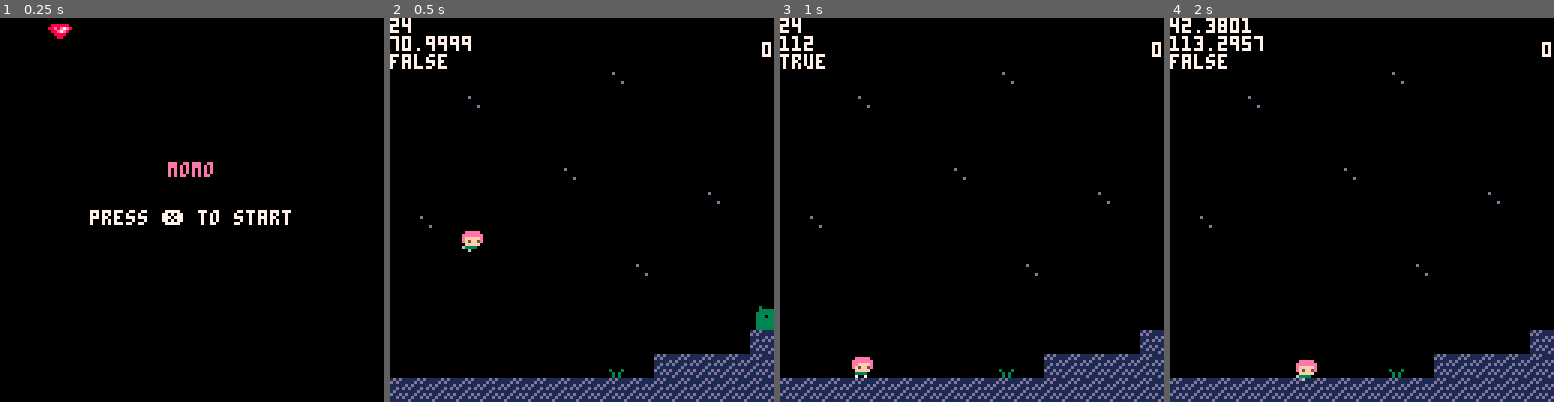
Above: before the commit, frames 1-4 (left to right).
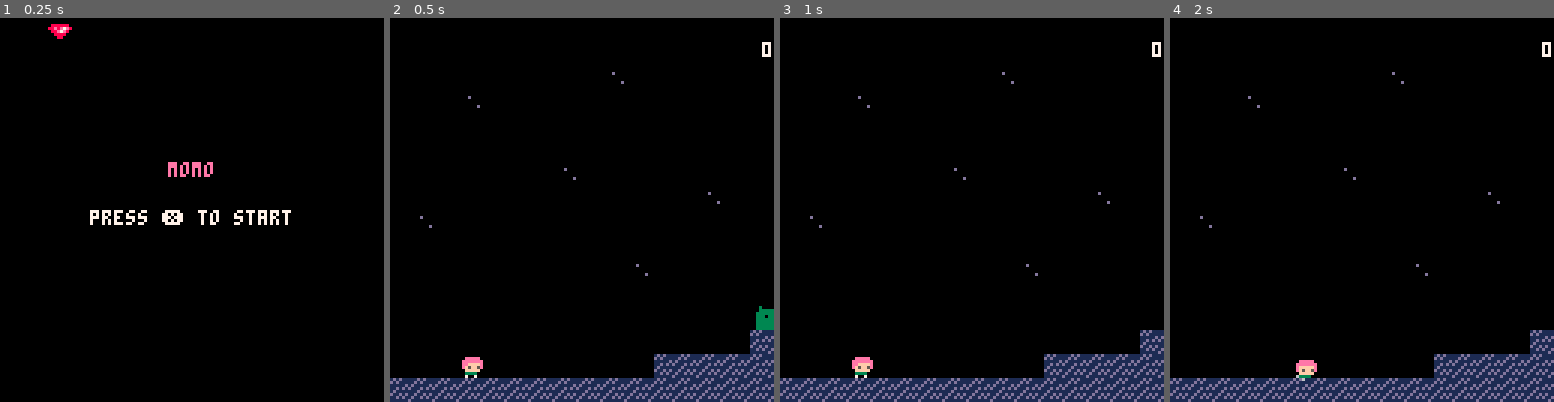
Above: after the commit, the same moments.

Repository: strtmack/momo
Game: PICO-8 cartridge platformer.p8
The game is run twice, just before and just after one commit, with the same random seed, the same clock (stepped at 60 frames per second) and the same inputs.
Inputs:
- Up to frame 1 (0.25 s): no input
- Up to frame 2 (0.5 s): tap X (X key) at 0.33 s
- Up to frame 3 (1 s): tap O (Z key) at 0.7 s
- Up to frame 4 (2 s): tap X (X key) at 1.07, 1.85 s; hold Right from 1.6 s (still down); tap O (Z key) at 1.7 s

Frame 1 is identical in both runs. In frame 2, 1.3% of the frame differs, in the area x 0-61%, y 0-94%; in frame 3, 0.6%; in frame 4, 1.1%.

Commit message:
Game files updated, readme updated

Diff:
--- a/platformer.p8
+++ b/platformer.p8
@@ -22,7 +22,7 @@
 	progress={
 		player={
 		x=24,
-		y=64
+		y=112
 		},
 		score=0
 	}
@@ -30,8 +30,7 @@
 	player={
 		sp=1,
 		x=24,
-		--y=112,
-		y=64,
+		y=112,
 		w=8,
 		h=8,
 		flp=false,
@@ -52,6 +51,25 @@
 		active=true
 	}
 
+	friend={
+		sp=120,
+		x=992,
+		y=496,
+		w=8,
+		h=8,
+		dx=0,
+		dy=0,
+		max_dx=2,
+		max_dy=3,
+		acc=0.7,
+		boost=5,
+		anim=0,
+		jumping=false,
+		falling=false,
+		landed=true,
+		active=true
+	}
+
 	ice_tiles={
 		one={
 			sp=60,
@@ -350,7 +368,7 @@
 		one={
 				sp=40,
 				x=148,
-				y=192,
+				y=200,
 				dx=0,
 				dy=0,
 				max_left=90,
@@ -419,10 +437,13 @@
 	}
 
 	inter_quotes={
-			"test string",
-			"test string 2",
-			"test string 3",
-			"test string 4"
+			"",
+			"need to get out of here...",
+			"there must be a way out...",
+			"the sky! the stars!",
+			"momo, you're ok!",
+			"you must be tired...",
+			"let's go home."
 	}
 
 	gravity=0.3
@@ -442,15 +463,36 @@
 	gameover=false
 	lvl=1
 
+	lvl_data={
+		{
+			x=24,
+			y=112
+		},
+		{
+			x=24,
+			y=240
+		},
+		{
+			x=16,
+			y=336
+		},
+		{
+			x=16,
+			y=448
+		},
+		{
+			x=16,
+			y=448
+		}
+	}
+
 	snow={}
-	--music(0)
-
-	--level_up()
-	--level_up()
-	--level_up()
-
-	--init_snow()
-
+
+	music(0)
+
+--level_complete()
+--level_complete()
+--level_complete()
 
 	--set state
 	_update = update_game
@@ -483,9 +525,15 @@
 end
 
 function update_inter()
-		cls()
-		print("score",cam_x+64-score_offset,cam_y+8)
-		print(score,cam_x+128-score_offset,cam_y+8)
+		if lvl<5 and btnp(❎) then
+				level_up()
+		elseif lvl==5 and btnp(❎) then
+				the_end()
+		end
+end
+
+function update_end()
+
 end
 
 function update_game()
@@ -513,13 +561,15 @@
 	 	bats_update()
 	 	if lvl==4 then
 	 		update_fire()
+	 		friend.y+=1
+	 		update_friend()
 	 	end
 		end
 
 		update_snow()
 
 		if gameover then
-			if btnp(🅾️) then
+			if btnp(❎) then
 				--run()
 				reinit_level()
 			end
@@ -692,25 +742,59 @@
 	print("press ❎ to start",30,64,7)
 end
 
+function draw_end()
+	cls()
+	for k,v in pairs(menu_gems) do
+		if (v.y<cam_y+128) then
+		 v.y+=1
+		else
+			v.x=rnd(120)
+			v.y=cam_y-8
+		end
+
+		spr(30,v.x,v.y)
+	end
+	print("the end",cam_x+64-#"the end"*2,cam_y+48,14)
+end
+
 function draw_inter()
 		quote=inter_quotes[lvl]
 		q_length=#inter_quotes[lvl]
+		cont="❎ continue"
+		cont_length=#cont
 		cls()
 		print("score",cam_x+96-10,cam_y+8,14)
 		print(score,cam_x+96-score_offset/2,cam_y+16,7)
 		print("gems",cam_x+32-8,cam_y+8,14)
 		print(gems_found,cam_x+32-gems_offset,cam_y+16,7)
-		print(quote,cam_x+64-q_length*2,cam_y+56)
+
+		if (lvl==5) then
+				quote_two=inter_quotes[6]
+				qtwo_length=#inter_quotes[6]
+				quote_three=inter_quotes[7]
+				qthree_length=#inter_quotes[7]
+
+				print(quote,cam_x+64-q_length*2,cam_y+48,7)
+				print(quote_two,cam_x+64-qtwo_length*2,cam_y+64,7)
+				print(quote_three,cam_x+64-qthree_length*2,cam_y+78,7)
+				print("❎",cam_x+64-2,cam_y+96,7)
+				spr(1,cam_x+42,cam_y+112,1,1,false)
+				spr(121,cam_x+80,cam_y+112,1,1,false)
+		else
+				print(quote,cam_x+64-q_length*2,cam_y+56,7)
+				print(cont,cam_x+64-cont_length*2,cam_y+72,7)
+		end
 end
 
 function draw_game()
 		cls()
 		map(0,0)
-		draw_snow()
 
 		if lvl==4 then
+			draw_snow()
 			spr(fire.sp,fire.x,fire.y,1,1,false)
 			spr(embers.sp,embers.x,embers.y,1,1,false)
+			spr(friend.sp,friend.x,friend.y,1,1,false)
 		end
 
 		for k,v in pairs(ice_tiles) do
@@ -724,10 +808,13 @@
 		end
 		spr(powerup.sp,powerup.x,powerup.y,1,1,false)
 		spr(player.sp,player.x,player.y,1,1,player.flp)
-		if gameover then print("game over",cam_x+46,cam_y+64,8) end
-		print(player.x,cam_x,cam_y,7)
-		print(player.y)
-		print(player.landed)
+		if gameover then
+				print("game over",cam_x+64-#"game over"*2,cam_y+64,8)
+				print("❎ continue",cam_x+64-#"❎ continue"*2,cam_y+80,8)
+		end
+		--print(player.x,cam_x,cam_y,7)
+		--print(player.y)
+		--print(player.landed)
 		print(score,cam_x+128-score_offset,cam_y+8)
 end
 
@@ -908,7 +995,7 @@
 	end
 
 	if collide_map(player,"right",4) then
-			level_up()
+			level_complete()
 	end
 end
 
@@ -971,6 +1058,40 @@
 		sfx(4)
 		player.landed=false
 end
+
+function update_friend()
+		friend.dy+=gravity
+		friend.dx*=friction
+
+		if collide_map(friend,"down",0)==false then
+			friend.landed=false
+		end
+
+		if friend.dy>0 then
+		friend.falling=true
+		friend.jumping=false
+
+		friend.dy=limit_speed(friend.dy, friend.max_dy)
+
+		if collide_map(friend,"down",0) then
+			friend.landed=true
+			friend.dy=0
+			friend.y-=((friend.y+friend.h+1)%8)-1
+			friend_bounce()
+		end
+		elseif friend.dy<0 then
+			friend.jumping=true
+		end
+
+		friend.x+=friend.dx
+		friend.y+=friend.dy
+end
+
+function friend_bounce()
+		friend.dy-=friend.boost+friend.dy
+		friend.dy=limit_speed(friend.dy, friend.max_dy*1.7)
+		friend.landed=false
+end
 -->8
 --collisions
 
@@ -1111,27 +1232,46 @@
 -->8
 --functions
 function level_up()
-
-		_update = update_inter()
-		_draw = draw_inter()
+		music(0)
+
+		if lvl==4 then
+				init_snow()
+		end
+
+		_update = update_game
+		_draw = draw_game
+end
+
+function game_over(type)
+	gameover=type
+	sfx(2)
+end
+
+function level_complete()
+		music(-1, 1000)
 
 		lvl+=1
-		player.x=944
-		player.y+=128
+
+		player.x=lvl_data[lvl].x
+		player.y=lvl_data[lvl].y
 		cam_y+=128
 
 		progress.player.x=player.x
 		progress.player.y=player.y
 		progress.score=newscore
 
-		if lvl==4 then
-				init_snow()
-		end
-end
-
-function game_over(type)
-	gameover=type
-	sfx(2)
+		_update = update_inter
+		_draw = draw_inter
+end
+
+function the_end()
+		for k,v in pairs(menu_gems) do
+				v.y+=424
+		end
+
+		music(0)
+		_update=update_end
+		_draw=draw_end
 end
 -->8
 --gems
@@ -1462,10 +1602,10 @@
 
 
 __gff__
-0000000000000000030003130000000b00000000000000000003030000602003000000000000000000000000000000000000000000000000070700080000000700030303030003000000000000000000000000000000030300000000000000000000000000000000000000000000000000000000000000000000000000000000
+0000000000000000030003130000000b00000000000000000003030000602003000000000000000000000000000000000000000000000000070700080000000700030303030003001300000000000000000000000000030300000000000000000000000000000000000000000000000000000000000000000000000000000000
 0000000000000000000000000000000000000000000000000000000000000000000000000000000000000000000000000000000000000000000000000000000000000000000000000000000000000000000000000000000000000000000000000000000000000000000000000000000000000000000000000000000000000000
 __map__
-0000000000000000000000000000000000000000000000000000004100000000000000000000000000000000000000000000000000000000000000000000000000000000000008080007000000000000000000000000004646464646460000000000000000000000000000000000000000000000004646464600000000000808
+0000000000000000000000000000000000000000000000000000001000000000000000000000000000000000000000000000000000000000000000000000000000000000000008080007000000000000000000000000000000000000000000000000000000000000000000000000000000000000000000000000000000000808
 0000000000000000000000000000000000000000000000000000000000070000000000000000000000000007000000000000000000000000000000000000000000000000000008080000000000000000000000000000000000070000000000000000000000000000000700000000000000000000000000000700000000000808
 0000000000000000000700000000000000070000000000000000000000000000000000000000000000000000000000000000000000000000000000000000000000000000000008080000000000000000000000000000000000000000000000000000000000000000000000000000000000000000000000000000000000000808
 0000000700000000000000000000000000000000000000000000000000000000000000000000000000000000000000000000000000000000000000000700000000000000000008080000000000000000000000000000000000000000000000000000000000000000000000000000000000000000000000000000000000000808
@@ -1474,12 +1614,12 @@
 0000000000000007000000000000000000000000000000000000000000000808080000000007000000000000000000000000000000000000000000000000000000000000000009090000000000000000000000000000000000000000000000000000000008080000000000000000000000000000000000000000000000000808
 0000000000000000000000000007000000000000000000000000001e00000909090000000000000000000000000000000000000000000000000000000000000000000000000000000000000000000000000000000000000000000000000000000000000009090000000000001e000000001e0000000000000000000000000808
 0007000000000000000000000000000000000000000000000000080808000000000000000000000000000000000000000000000000000000000000000000000000000000000000000000000000000000000000000000000000000000000000000000080800000000000000000000000000000000000000000000000000000808
-00000000000000000000000000000000000000000000001e00000909090000000000000000000000000000000000000000000000000007000000000000000000000000000000001b000000000000000000000000000000000000001e000000000000090900000000000000000000000000000008080000000000000000000808
-000000000000000000000700000000000000000000000808080000000000070000000000000008080808000700000000000000000000000000000000000000070000000000000808000000070000000000000000001e0007000000000000000000000000001b0007000000000000000000000009090007001e001e001e000808
+00000000000000000000000000000000000000000000001e000009090900000000000000000000000000000000000000000000000000070000000000000000000000000000000010000000000000000000000000000000000000001e000000000000090900000000000000000000000000000008080000000000000000000808
+000000000000000000000700000000000000000000000808080000000000070000000000000008080808000700000000000000000000000000000000000000070000000000000808000000070000000000000000001e000700000000000000000000000000000007000000000000000000000009090007001e001e001e000808
 000000000000000000000000000000000000000000000909090000000000000000000000000009090909000000000000000000000000000000000000000000001e00000000000808000000000000001e000000000000000000000000000000000808080808080000000808000000080800000000000000000000000000000808
-000000000000000000000000000000000000000000000000000000001b08080808000000000000000000000000000000000000000808000000000000000000080808000000000808000000000000000000000000001b000000000808080000000808080808080000000808000000080800000000000000001e001e001e000b08
+0000000000000000000000000000000000000000000000000000000010080808080000000000000000000000000000000000000008080000000000000000000808080000000008080000000000000000000000000000000000000808080000000808080808080000000808000000080800000000000000001e001e001e000b08
 0000000000001000000000000000000808080808000000000000000008080808080800000000000000000000000000000000000009090000000000000000000909090000000008080000000000000000000000000808080000000808083838380808080808080000000808000000080800000000000000000000000000000b08
-0000000010000000001b00080808080808080808080000000000000808080808080808000000000000000000000008080800000000000000000808080000000000000000000008080000000000000808080000000808083838380808080808080808080808080000000808000000080800000000000000001e001e001e080808
+0000000010000000001000080808080808080808080000000000000808080808080808000000000000000000000008080800000000000000000808080000000000000000000008080000000000000808080000000808083838380808080808080808080808080000000808000000080800000000000000001e001e001e080808
 0808080808080808080808080808080808080808083838383838380808080808080808083838383838383838383838383838383838383838383838383838383838383838383808083838383838380808083838380808080808080808080808080808080808083838380808383838080838383838383838380808080808080808
 0808080808080808080808080808080808080808080808080808080808080808080808080808080808080808080808080808080808080808080808080808080808080808080808080808080808080808080808080808080808080808080808080808080808080808080808080808080808080808080808080808080808080808
 0808080808080808080808080808080808080808090909090909080808080909090909080808090909090909090909080808080809090909090909090808080808080808080808080808080808080808080808080808080808080808080808080808080808080808080808080808080808080808080808080808080808080808
@@ -1487,59 +1627,82 @@
 0808080808080808080808080000000000000000070000000000000000000007000000000000000000000700000000000000000000000000000000000000000000000808080808000000000000080808080808080808080808080808080808080808080808080808080809000007000000000000000000000000000000090808
 080808080809090909090909000000000000000000000000000000000000000000000000001e00000000000000000000000000001e000000000007000000000000000909090909000000000000090909090808080808080808080808080808080808080808080808080900000000000000000000000000000000000000000908
 0808080808000000000000000000000000000000000000000000000000000000000000001e001e00000000001e0000001e00001e0000000000000000000000000000000000000000070000000000000000090909090908080808080808080808080808080808080809000000000000000000000000000000000007001e00000b
-090909090900000000000007000000000000000000001e000000000000000000000000000000001e0000001e0000071e0000000000000000000000000000000000000000000000000000000000000000000000000000090909090908080808080808080808080809000000000000000000000000000000000000001e0000000b
+090909090900000000000007000000000000000000001e000000000000000000000000000000001e0000001e0000071e0000000000000000000000000000000000000000000000000000000000000000000000000700090909090908080808080808080808080809000000000000000000000000000000000000001e0000000b
 00000000000000000000000000000000000000001e0000000000070000000000000008080000000000001e00000000000008080000000000000000000000000000000000000000000000000000000000000000000000000000000009090909090909090909090900000000000000000000000000070000001e00000000080808
 00000700000000000000000000000000000000000000000000000000000000000000090900000000000000000008080000090900000808000000001e0000000000070000000000000000000000000700000000000000000000000000001e001e001e001e001e00000000000700000000000000001e00001e0000000000080808
-0000000000000000000000000000000007000000000000080800000808080000000000070000000008080000000909000000000000090907000000001e000000000000000000000000000000000000000000000000000808080808080808080808080808080808001b000000000000000000001e000000000008080000080808
-000000000000000007000000000000000000000000080808080000080808000000000000000000000909000000000000000000000000000000000000001e000000000000000000000000000000000000000000080808080808080808080808080808080808080808080000000000000000000000000808000009090000080808
-000000000000000000001b080808080808000008080808080800000808080000000000000000000000000000000000000000000000000000000000000000000000000000000000000000000000000000080808080808080808080808080808080808080808080808080808000000000000080800000909000000000000080808
-0000000000000000000008080808080808000008080808080800000808080000000000000000000000000000000000000000000000000000000000000000000000000000000000000000001b00080808080808080808080808080808080808080808080808080808080808080800000000090900000000000000000000080808
-0000000000000000000808080808080808000008080808080800000808080000000000000000000000000000000000000000000000000000000000001b00000000000000000000000000080808080808080808080808080808080808080808080808080808080808080808080808080000000000000000000000000000080808
-0000000000000000080808080808080808000008080808080800000808080808080808080000080808080000080808080000080808080800000808080808080000000000000000080808080808080808080808080808080808080808080808080808080808080808080808080808083838383838383838383838383838080808
-0808080808080808080808080808080808383808080808080838380808083838383838383838383838383838383838383838383838383838383838383838383838380808080808080808080808080808080808080808080808080808080808080808080808080808080808080808083838383838383838383838383838080808
-…(46 lines of a section not shown)…
+0000000000000000000000000000000007000000000000080800000808080000000000070000000008080000000909000000000000090907000000001e0000000000000000000000000000000000000000000000000008080808080808080808080808080808080000000000000000000000001e000000000008080000080808
+000000000000000007000000000000000000000000080808080000080808000000000000000000000909000000000000000000000000000000000000001e000000000000000000000000000000000000001e00080008080808080808080808080808080808080808080000000000000000000000000808000009090000080808
+0000000000000000000000080808080808000008080808080800000808080000000000000000000000000000000000000000000000000000000000000000000000000000000000000000000000000000080808083808080808080808080808080808080808080808080808000000000000080800000909000000000000080808
+0000000000000000000008080808080808000008080808080800000808080000000000000000000000000000000000000000000000000000000000000000000000000000000000000000001e00080008080808083808080808080808080808080808080808080808080808080800000000090900000000000000000000080808
+0000000000000000000808080808080808000008080808080800000808080000000000000000000000000000000000000000000000000000000000000000000000000000000000000000080808083808080808083808080808080808080808080808080808080808080808080808080000000000000000000000000000080808
+0000000000000000080808080808080808000008080808080800000808080808080808080000080808080000080808080000080808080800000808080808080000000000000000080008080808083808080808083808080808080808080808080808080808080808080808080808083838383838383838383838383838080808
+0808080808080808080808080808080808383808080808080838380808083838383838383838383838383838383838383838383838383838383838383838383838380808080808083808080808083808080808083808080808080808080808080808080808080808080808080808083838383838383838383838383838080808
+…(69 lines of a section not shown)…
Not shown, changed: 53 lines of the sprite sheet (__gfx__) section of platformer.p8
Not shown, changed: the music (__music__) section of platformer.p8
Not shown, changed: the sound effects (__sfx__) section of platformer.p8
Not shown, added: .gitignore
Not shown, changed: README.md
Not shown, added: images/screen-0.png
Not shown, added: images/screen-1.png
Not shown, added: images/screen-2.png
Not shown, added: images/screen-3.png
Not shown, added: images/screen-4.png
Not shown, added: index.html
Not shown, changed: momo.js
